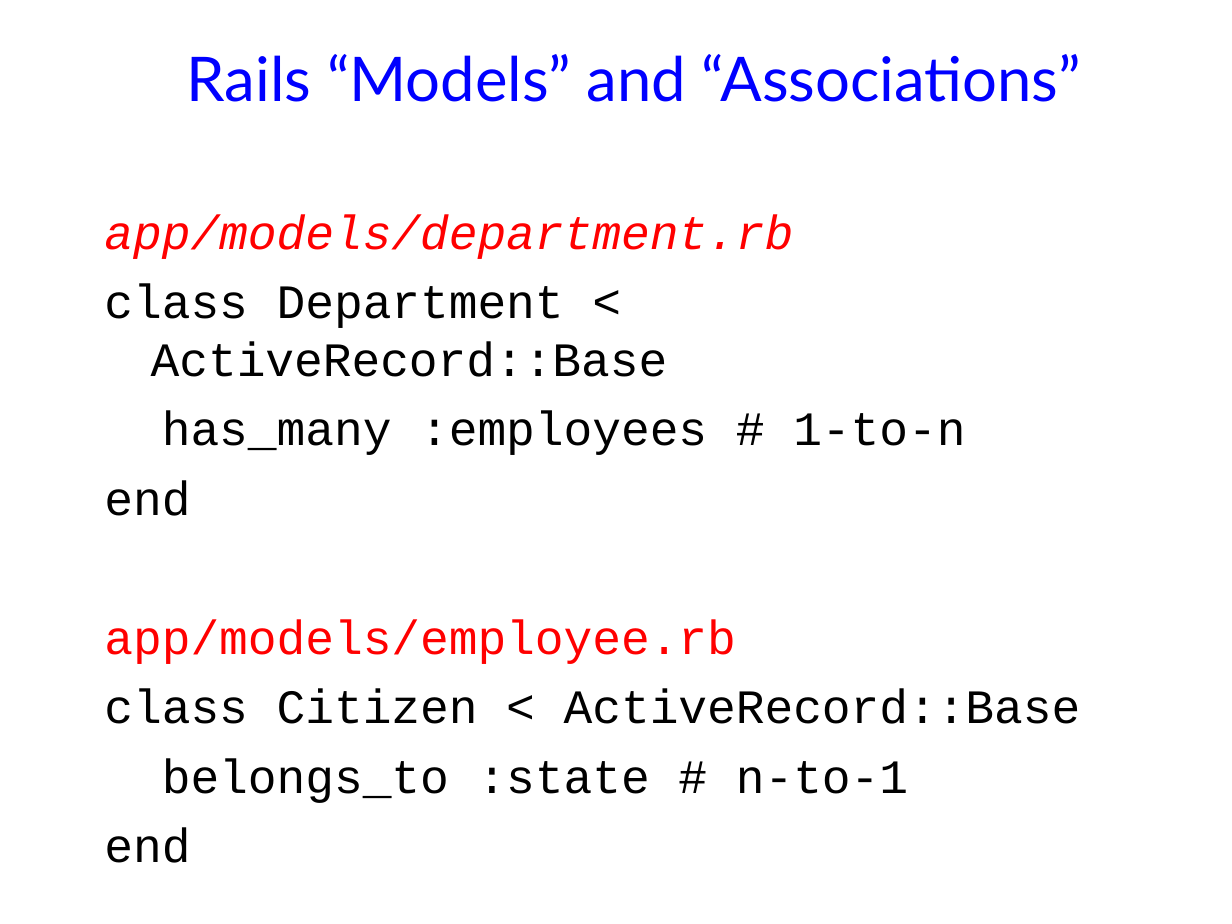
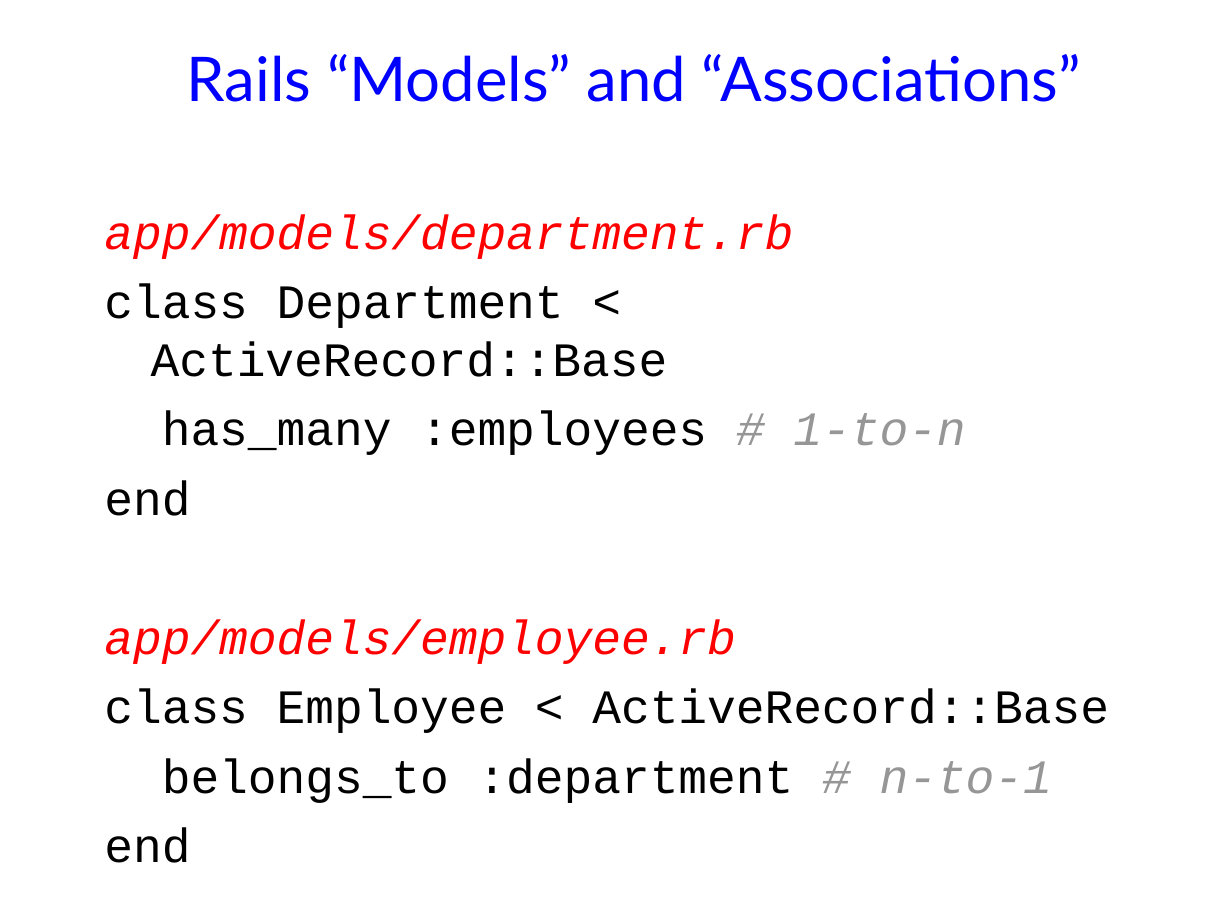
Before and after one commit to jhellerstein/cs186-09, a slide deck: slide 28 of lecs/03-Relational2.ppt (slide 10 before the commit). Drawn at 1232x924 pixels with LibreOffice and Linux fonts; fonts in the diff are those of the drawing; background and template pictures are left out. Boxes give left, top, right and bottom in pixels: in the first picture for what was removed or moved away, otherwise in the second. Text is boxed around its words. In the diff, an @@ line names an element or a change of style, - is before the commit and + after.

```diff
--- a/lecs/03-Relational2.ppt
+++ b/lecs/03-Relational2.ppt
@@ text at [104, 411, 965, 664]: text colour #000000 to #969696 in "# 1-to-n"; italic on in "# 1-to-n", "app/models/employee.rb" @@
@@ text at [104, 689, 1109, 803]: text changed @@
-class Citizen < ActiveRecord::Base
-belongs_to :state # n-to-1
+class Employee < ActiveRecord::Base
+belongs_to :department # n-to-1
```
Also in this commit, not shown: 10 other slides changed, 1 slide added, 1 other file.
